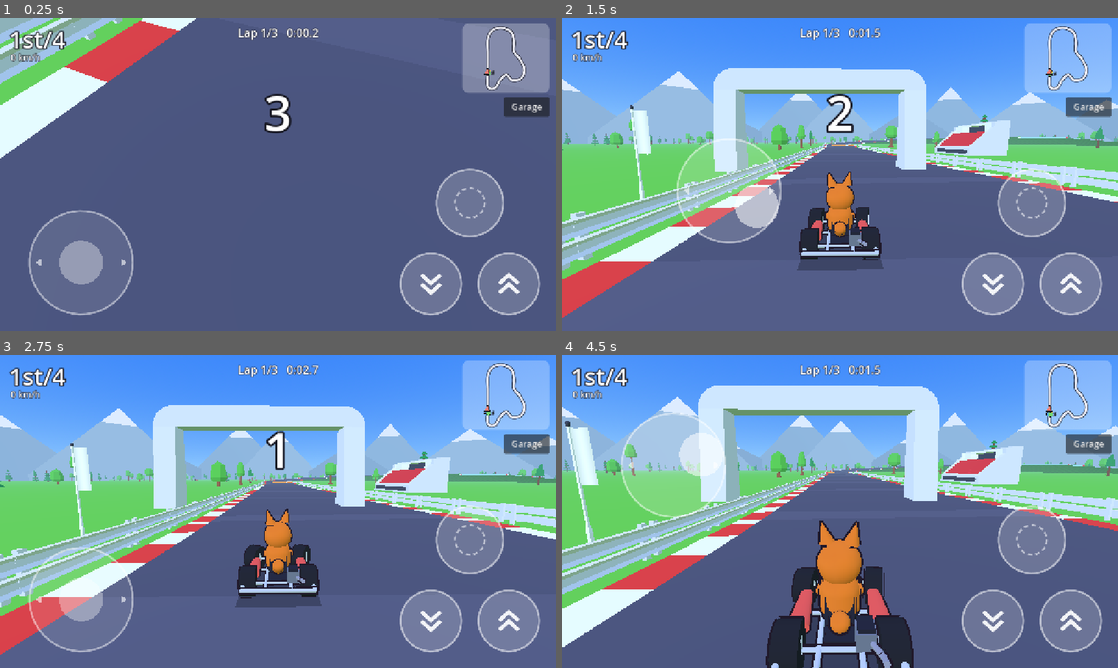
Above: before the commit, frames 1-4 (two rows, left to right).
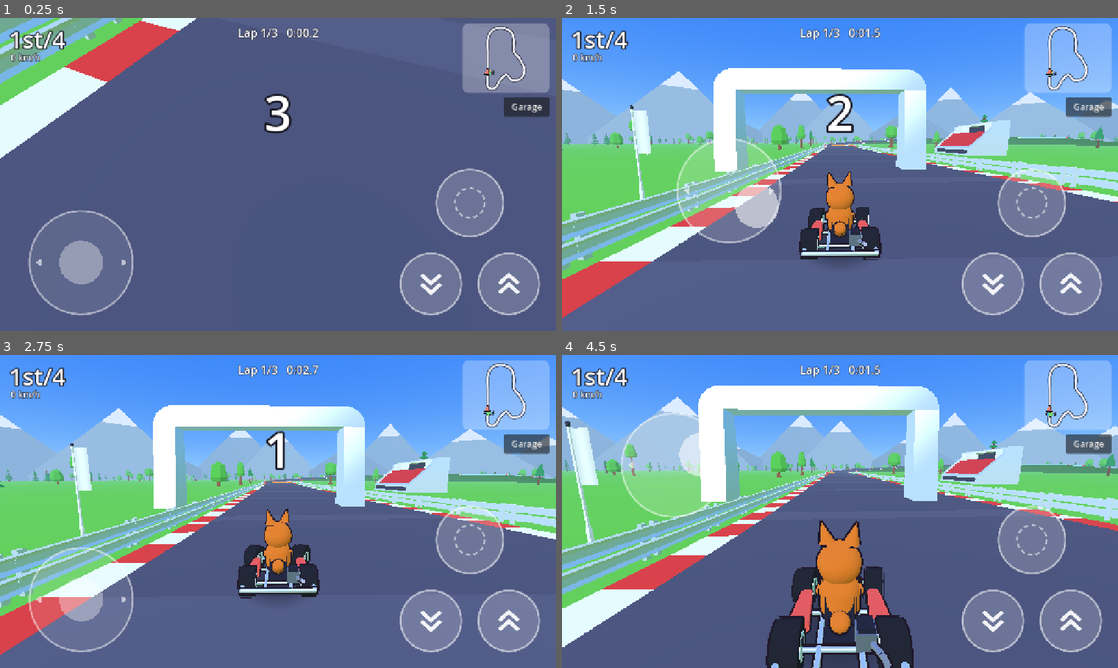
Above: after the commit, the same moments.

Repository: lukechn99/games
Game: Godot game, scene res://scenes/main.tscn
Two runs of this game, one before a commit and one after it. Both use one fixed random seed, a clock stepped at 60 frames per second and the inputs below.
Inputs (mouse positions are in pixels of both pictures, inside the frame that each line leads up to):
- Up to frame 1 (0.25 s): no input
- Up to frame 2 (1.5 s): tap Enter at 0.5 s; move the mouse to (962, 158) at 0.52 s; hold D (steer_right) 0.53-1.25 s; hold Shift (drift) 0.53-1.25 s; click (962, 158) at 0.67 s; tap Space at 0.77 s; drag from (728, 190) to (812, 237) at 1.27 s
- Up to frame 3 (2.75 s): move the mouse to (333, 442) at 2.02 s; hold D (steer_right) from 2.03 s (still down); tap E (item) at 2.1 s
- Up to frame 4 (4.5 s): release D (steer_right) at 2.75 s; drag from (812, 574) to (673, 464) at 2.77 s; move the mouse to (1006, 558) at 3.52 s; hold A (steer_left) 3.53-4.25 s; hold C 3.53-4.25 s; tap Space at 3.77 s; drag from (673, 464) to (756, 433) at 4.27 s

The runs differ from the first frame. In frame 1, 1.5% of the frame differs, in the area x 0-22%, y 0-22%; in frame 2, 7.5%; in frame 3, 7.6%; in frame 4, 8.5%, in the area x 0-80%, y 9-100%.

Commit message:
Racing: material finishes, chrome rims, soft blob shadows, optional sun shadows
Metal shines sharply, paint softly, rubber and fur stay matte; merged
kart meshes keep one surface per finish. Every kart gets a soft
gradient blob shadow. Real sun shadows (short range) behind ?shadows=on
and a garage toggle, with an automatic switch-off if the frame rate drops.

Co-Authored-By: Claude Opus 5.5 <noreply@anthropic.com>
Claude-Session: https://claude.ai/code/session_01KfLUHNsrhXFzoqocSTpJTD

Diff:
--- a/racing/project.godot
+++ b/racing/project.godot
@@ -39,4 +39,6 @@
 renderer/rendering_method="gl_compatibility"
 renderer/rendering_method.mobile="gl_compatibility"
 anti_aliasing/quality/msaa_3d=1
+lights_and_shadows/directional_shadow/size=2048
+lights_and_shadows/directional_shadow/soft_shadow_filter_quality=1
 textures/default_filters/anisotropic_filtering_level=1
--- a/racing/scripts/input/controls.gd
+++ b/racing/scripts/input/controls.gd
@@ -13,6 +13,11 @@
 var tilt_full_lock := TILT_FULL_LOCK
 var tilt_trim := 0.0          # degrees, for people who hold their phone slightly tilted
 var shake_level := 1.0        # 1 full, 0.5 gentle, 0 off
+## Real-time sun shadows (design doc 9.4). On for computers; phones start
+## without them and can switch them on. Every kart has a blob shadow anyway.
+var shadows := true
+
+signal quality_changed
 
 ## Touch buttons write here (see touch_controls.gd).
 var touch := {"steer": 0.0, "brake": false, "gas": false, "item": false}
@@ -32,6 +37,18 @@
 		var query := str(JavaScriptBridge.eval("location.search", true))
 		if query.contains("shake=off"):
 			shake_level = 0.0
+	shadows = false  # TODO: on for computers once checked on real GPUs
+	if OS.has_feature("web"):
+		var q := str(JavaScriptBridge.eval("location.search", true))
+		if q.contains("shadows=on"):
+			shadows = true
+		elif q.contains("shadows=off"):
+			shadows = false
+
+
+func set_shadows(on: bool) -> void:
+	shadows = on
+	quality_changed.emit()
 
 
 func _add_action(name: String, keys: Array, buttons: Array = [], axis: Array = []) -> void:
--- a/racing/scripts/kart/kart_visual.gd
+++ b/racing/scripts/kart/kart_visual.gd
@@ -21,7 +21,7 @@
 var _lean := 0.0
 var _bob := 0.0
 var _bob_vel := 0.0
-var _materials := {}
+var _finish := Palette.Finish.PAINT  # parts built from now on
 
 
 func _init(k: Kart, merge := true) -> void:
@@ -34,17 +34,15 @@
 	rebuild()
 
 
-func _mat(c: Color, rough := 0.85) -> StandardMaterial3D:
-	var key := c.to_html() + str(rough)
-	if _materials.has(key):
-		return _materials[key]
-	var m := StandardMaterial3D.new()
-	m.albedo_color = c
-	m.roughness = rough
-	m.diffuse_mode = BaseMaterial3D.DIFFUSE_TOON
-	m.specular_mode = BaseMaterial3D.SPECULAR_TOON
-	_materials[key] = m
-	return m
+## Paintwork shines softly, metal sharply, rubber and fur not at all (9.4).
+func _mat(c: Color) -> StandardMaterial3D:
+	var finish := _finish
+	if finish == Palette.Finish.PAINT:
+		if c in [METAL, CHROME, Color(0.6, 0.6, 0.64), Color(0.45, 0.47, 0.52)]:
+			finish = Palette.Finish.METAL
+		elif c == DARK or c.v < 0.22:
+			finish = Palette.Finish.MATTE
+	return Palette.toon(c, false, 0.0, finish)
 
 
 func _mesh(mesh: Mesh, c: Color, parent: Node3D, pos := Vector3.ZERO, scale_v := Vector3.ONE, rot := Vector3.ZERO) -> MeshInstance3D:
@@ -54,7 +52,6 @@
 	mi.position = pos
 	mi.scale = scale_v
 	mi.rotation = rot
-	mi.cast_shadow = GeometryInstance3D.SHADOW_CASTING_SETTING_OFF
 	parent.add_child(mi)
 	return mi
 
@@ -97,6 +94,7 @@
 	for c in get_children():
 		c.queue_free()
 	_wheels.clear()
+	_finish = Palette.Finish.PAINT
 	_wobbly.clear()
 	_wobble_vel.clear()
 	_wobble_pos.clear()
@@ -126,9 +124,11 @@
 	_boost_flame = _mesh(_cone(0.18, 0.6), Color(1.0, 0.6, 0.15), self, Vector3(0, body_y, size.z * 0.6), Vector3.ONE, Vector3(-PI / 2, 0, 0))
 	_boost_flame.material_override = _glow(Color(1.0, 0.62, 0.2))
 	_boost_flame.visible = false
+	_boost_flame.cast_shadow = GeometryInstance3D.SHADOW_CASTING_SETTING_OFF
 	_sparks = _mesh(_sphere(0.12, 4, 6), Color(0.4, 0.75, 1.0), self, Vector3(0, 0.1, size.z * 0.5))
 	_sparks.material_override = _glow(Color(0.45, 0.8, 1.0))
 	_sparks.visible = false
+	_sparks.cast_shadow = GeometryInstance3D.SHADOW_CASTING_SETTING_OFF
 
 	# Wheels snap to the chassis's mounting points.
 	var r := kart.wheel_radius()
@@ -146,21 +146,34 @@
 		cyl.height = width
 		cyl.radial_segments = 14
 		cyl.rings = 1
+		_finish = Palette.Finish.MATTE  # rubber
 		_mesh(cyl, tire_color, spin, Vector3.ZERO, Vector3.ONE, Vector3(0, 0, PI / 2))
-		_mesh(_box(Vector3(width * 1.02, r * 0.9, r * 0.25)), Color(0.85, 0.85, 0.88), spin)  # hub, shows the spin
+		_finish = Palette.Finish.PAINT
+		var rim := CylinderMesh.new()
+		rim.top_radius = r * 0.55
+		rim.bottom_radius = r * 0.55
+		rim.height = width * 1.04
+		rim.radial_segments = 10
+		rim.rings = 1
+		_mesh(rim, CHROME, spin, Vector3.ZERO, Vector3.ONE, Vector3(0, 0, PI / 2))  # shiny rim
+		_mesh(_box(Vector3(width * 1.08, r * 0.7, r * 0.16)), DARK, spin)  # spokes, show the spin
 		if kart.tires_id == "knobby" or kart.tires_id == "studded":
 			for k in 6:
 				var a := TAU * k / 6.0
+				_finish = Palette.Finish.MATTE
 				_mesh(_box(Vector3(width * 1.05, 0.06, 0.08)), tire_color.lightened(0.25), spin, Vector3(0, cos(a) * r, sin(a) * r), Vector3.ONE, Vector3(a, 0, 0))
 		_wheels.append(pivot)
 
+	_finish = Palette.Finish.MATTE  # fur and cloth
 	_build_driver(body_y, size, seat["z"])
+	_finish = Palette.Finish.PAINT
 	if not has_meta("nomerge"):
 		_merge_all()
 
 
 const OUTLINE_W := 0.025
 const METAL := Color(0.78, 0.8, 0.84)
+const CHROME := Color(0.86, 0.87, 0.9)
 const DARK := Color(0.16, 0.16, 0.2)
 
 
@@ -299,11 +312,31 @@
 	_collect(group, Transform3D.IDENTITY, parts, xforms, true)
 	if parts.size() < 1:
 		return
+	# One surface per finish, so metal still shines and fur stays matte.
+	var by_finish := {}
+	for i in parts.size():
+		var f := int(parts[i].material_override.resource_name)
+		if not by_finish.has(f):
+			by_finish[f] = []
+		by_finish[f].append(i)
+	var mesh := ArrayMesh.new()
+	for f in by_finish:
+		mesh.add_surface_from_arrays(Mesh.PRIMITIVE_TRIANGLES, _combine(parts, xforms, by_finish[f]))
+		mesh.surface_set_material(mesh.get_surface_count() - 1, Palette.toon(Color.WHITE, true, OUTLINE_W, f))
+	for mi in parts:
+		mi.get_parent().remove_child(mi)
+		mi.queue_free()
+	var merged := MeshInstance3D.new()
+	merged.mesh = mesh
+	group.add_child(merged)
+
+
+func _combine(parts: Array[MeshInstance3D], xforms: Array[Transform3D], which: Array) -> Array:
 	var verts := PackedVector3Array()
 	var normals := PackedVector3Array()
 	var colors := PackedColorArray()
 	var indices := PackedInt32Array()
-	for i in parts.size():
+	for i in which:
 		var mi := parts[i]
 		var xf := xforms[i]
 		var c: Color = (mi.material_override as StandardMaterial3D).albedo_color
@@ -323,22 +356,13 @@
 		else:
 			for k in idx:
 				indices.append(base + k)
-	for mi in parts:
-		mi.get_parent().remove_child(mi)
-		mi.queue_free()
 	var arrays := []
 	arrays.resize(Mesh.ARRAY_MAX)
 	arrays[Mesh.ARRAY_VERTEX] = verts
 	arrays[Mesh.ARRAY_NORMAL] = normals
 	arrays[Mesh.ARRAY_COLOR] = colors
 	arrays[Mesh.ARRAY_INDEX] = indices
-	var mesh := ArrayMesh.new()
-	mesh.add_surface_from_arrays(Mesh.PRIMITIVE_TRIANGLES, arrays)
-	var merged := MeshInstance3D.new()
-	merged.mesh = mesh
-	merged.material_override = Palette.toon(Color.WHITE, true, OUTLINE_W)
-	merged.cast_shadow = GeometryInstance3D.SHADOW_CASTING_SETTING_OFF
-	group.add_child(merged)
+	return arrays
 
 
 ## Mesh parts under `node`, with transforms relative to the group. Stops at
@@ -355,7 +379,8 @@
 				# Stretched shells shade wrongly once merged, so they stay
 				# separate (with the same toon look and outline).
 				var mi := child as MeshInstance3D
-				mi.material_override = Palette.toon((mi.material_override as StandardMaterial3D).albedo_color, false, OUTLINE_W)
+				var m := mi.material_override as StandardMaterial3D
+				mi.material_override = Palette.toon(m.albedo_color, false, OUTLINE_W, int(m.resource_name))
 				_collect(child, cx, parts, xforms, false)
 				continue
 			parts.append(child)
--- a/racing/scripts/main.gd
+++ b/racing/scripts/main.gd
@@ -19,6 +19,9 @@
 var _countdown := 0.0
 var _racing := false
 var _finish_order: Array[Kart] = []
+var sun: DirectionalLight3D
+var _fps_time := 0.0          # seconds of racing measured so far
+var _fps_frames := 0
 
 
 func _ready() -> void:
@@ -108,11 +111,64 @@
 	var we := WorldEnvironment.new()
 	we.environment = env
 	add_child(we)
-	var sun := DirectionalLight3D.new()
+	sun = DirectionalLight3D.new()
 	sun.rotation_degrees = Vector3(-52, -35, 0)
 	sun.light_energy = 0.8
-	sun.shadow_enabled = false  # blob shadows only (design doc 9.1)
+	# Real shadows only near the camera, so they stay cheap (design doc 9.4).
+	sun.directional_shadow_mode = DirectionalLight3D.SHADOW_ORTHOGONAL
+	sun.directional_shadow_max_distance = 45.0
+	sun.shadow_bias = 0.04
+	sun.shadow_normal_bias = 1.5
+	sun.shadow_opacity = 0.55
+	sun.shadow_blur = 1.5
 	add_child(sun)
+	_apply_quality()
+	Controls.quality_changed.connect(_apply_quality)
+
+
+func _apply_quality() -> void:
+	sun.shadow_enabled = Controls.shadows
+	_fps_time = 0.0
+	_fps_frames = 0
+
+
+## If a phone can't keep up with shadows, turn them off once, early in the
+## race, and say so. Players can turn them back on in the garage.
+func _watch_frame_rate(delta: float) -> void:
+	if not Controls.shadows or _fps_time > 8.0:
+		return
+	_fps_time += delta
+	_fps_frames += 1
+	if _fps_time > 8.0 and _fps_frames / _fps_time < 40.0:
+		Controls.set_shadows(false)
+		_fps_time = 99.0
+		hud.flash("Shadows off for smoother play", 2.0)
+
+
+static var _blob: StandardMaterial3D
+
+
+## A soft dark oval that fades out at the edges.
+func _blob_material() -> StandardMaterial3D:
+	if _blob:
+		return _blob
+	var g := Gradient.new()
+	g.set_color(0, Color(0, 0, 0, 0.5))
+	g.set_color(1, Color(0, 0, 0, 0.0))
+	g.add_point(0.55, Color(0, 0, 0, 0.32))
+	var tex := GradientTexture2D.new()
+	tex.gradient = g
+	tex.fill = GradientTexture2D.FILL_RADIAL
+	tex.fill_from = Vector2(0.5, 0.5)
+	tex.fill_to = Vector2(0.5, 0.0)
+	tex.width = 64
+	tex.height = 64
+	_blob = StandardMaterial3D.new()
+	_blob.albedo_texture = tex
+	_blob.transparency = BaseMaterial3D.TRANSPARENCY_ALPHA
+	_blob.shading_mode = BaseMaterial3D.SHADING_MODE_UNSHADED
+	_blob.depth_draw_mode = BaseMaterial3D.DEPTH_DRAW_DISABLED
+	return _blob
 
 
 func _spawn_kart(chassis: String, tires: String, driver: String, slot: int) -> Kart:
@@ -124,17 +180,14 @@
 	var vis := KartVisual.new(k)
 	k.add_child(vis)
 	k.set_meta("visual", vis)
-	var shadow := MeshInstance3D.new()  # soft blob shadow
+	var shadow := MeshInstance3D.new()  # soft blob shadow, on every device
 	var quad := QuadMesh.new()
-	quad.size = Vector2(1.6, 2.4)
+	quad.size = Vector2(1.9, 2.7)
 	shadow.mesh = quad
 	shadow.rotation.x = -PI / 2
 	shadow.position.y = -0.24
-	var sm := StandardMaterial3D.new()
-	sm.albedo_color = Color(0, 0, 0, 0.28)
-	sm.transparency = BaseMaterial3D.TRANSPARENCY_ALPHA
-	sm.shading_mode = BaseMaterial3D.SHADING_MODE_UNSHADED
-	shadow.material_override = sm
+	shadow.cast_shadow = GeometryInstance3D.SHADOW_CASTING_SETTING_OFF
+	shadow.material_override = _blob_material()
 	k.add_child(shadow)
 	k.crashed.connect(func(s): if k == player_kart and s > 0.5: hud.flash("Ouch!", 0.8))
 	k.lap_completed.connect(func(lap, _t): _on_lap(k, lap))
@@ -170,6 +223,8 @@
 
 
 func _process(delta: float) -> void:
+	if _racing:
+		_watch_frame_rate(delta)
 	if not _racing:
 		var before := ceili(_countdown)
 		_countdown -= delta
--- a/racing/scripts/track/palette.gd
+++ b/racing/scripts/track/palette.gd
@@ -27,22 +27,48 @@
 
 const OUTLINE := Color(0.13, 0.1, 0.16)
 
+## How a surface catches the light (design doc 9.4).
+## MATTE: wood, rock, grass, fur, rubber. No shine.
+## PAINT: kart bodywork. A soft highlight and a little rim light.
+## METAL: tubes, rims, rails. A sharp bright highlight.
+enum Finish { MATTE, PAINT, METAL }
+
+const METAL_KIT := ["grey", "metal", "metalDark", "chrome"]
+
 static var _cache := {}
 
 
 ## A flat cartoon-shaded material. `vertex_colors` uses per-vertex colours
 ## (for merged meshes); `outline` adds an ink outline around the shape.
-static func toon(c: Color, vertex_colors := false, outline := 0.0) -> StandardMaterial3D:
-	var key := "%s|%s|%s" % [c.to_html(), vertex_colors, outline]
+static func toon(c: Color, vertex_colors := false, outline := 0.0, finish := Finish.MATTE) -> StandardMaterial3D:
+	var key := "%s|%s|%s|%s" % [c.to_html(), vertex_colors, outline, finish]
 	if _cache.has(key):
 		return _cache[key]
 	var m := StandardMaterial3D.new()
+	m.resource_name = str(finish)
 	m.albedo_color = c
 	m.vertex_color_use_as_albedo = vertex_colors
 	m.vertex_color_is_srgb = true  # merged meshes store our colours as written
-	m.roughness = 1.0
 	m.diffuse_mode = BaseMaterial3D.DIFFUSE_TOON
-	m.specular_mode = BaseMaterial3D.SPECULAR_DISABLED
+	match finish:
+		Finish.METAL:
+			m.metallic = 0.45
+			m.metallic_specular = 1.0
+			m.roughness = 0.22
+			m.specular_mode = BaseMaterial3D.SPECULAR_TOON
+			m.rim_enabled = true
+			m.rim = 0.35
+			m.rim_tint = 0.2
+		Finish.PAINT:
+			m.metallic_specular = 0.6
+			m.roughness = 0.38
+			m.specular_mode = BaseMaterial3D.SPECULAR_TOON
+			m.rim_enabled = true
+			m.rim = 0.2
+			m.rim_tint = 0.6
+		_:
+			m.roughness = 1.0
+			m.specular_mode = BaseMaterial3D.SPECULAR_DISABLED
 	if outline > 0.0:
 		var o := StandardMaterial3D.new()
 		o.shading_mode = BaseMaterial3D.SHADING_MODE_UNSHADED
@@ -67,7 +93,7 @@
 		var src := mesh.surface_get_material(i)
 		var name := src.resource_name if src else ""
 		var c: Color = KIT.get(name, (src as BaseMaterial3D).albedo_color if src is BaseMaterial3D else Color.WHITE)
-		out.surface_set_material(i, toon(c))
+		out.surface_set_material(i, toon(c, false, 0.0, Finish.METAL if name in METAL_KIT else Finish.MATTE))
 	_cache[key] = out
 	return out
 
@@ -80,5 +106,5 @@
 		if n is MeshInstance3D:
 			var mi := n as MeshInstance3D
 			mi.mesh = restyle(mi.mesh)
-			mi.cast_shadow = GeometryInstance3D.SHADOW_CASTING_SETTING_OFF
+			mi.cast_shadow = GeometryInstance3D.SHADOW_CASTING_SETTING_ON
 		stack.append_array(n.get_children())
--- a/racing/scripts/track/track.gd
+++ b/racing/scripts/track/track.gd
@@ -288,7 +288,7 @@
 		mm.set_instance_transform(i, xforms[i])
 	var mmi := MultiMeshInstance3D.new()
 	mmi.multimesh = mm
-	mmi.cast_shadow = GeometryInstance3D.SHADOW_CASTING_SETTING_OFF
+	mmi.cast_shadow = GeometryInstance3D.SHADOW_CASTING_SETTING_ON
 	add_child(mmi)
 
 
--- a/racing/scripts/ui/hud.gd
+++ b/racing/scripts/ui/hud.gd
@@ -141,6 +141,9 @@
 		Controls.auto_gas = not Controls.auto_gas
 		gas.text = "Auto gas: " + ("on" if Controls.auto_gas else "off")
 		touch._layout())
+	var shadows := _button(row2, "Shadows: on" if Controls.shadows else "Shadows: off")
+	shadows.pressed.connect(func(): Controls.set_shadows(not Controls.shadows))
+	Controls.quality_changed.connect(func(): shadows.text = "Shadows: on" if Controls.shadows else "Shadows: off")
 	var restart := _button(row2, "Restart race")
 	restart.pressed.connect(func():
 		_garage.visible = false
